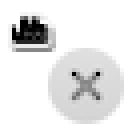
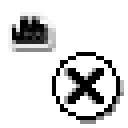
Layers edited between the first and the second (128, 128) image:
added layer "Link" above "Close" over [52, 52, 124, 124]
hid "Close" over [48, 48, 124, 124]
